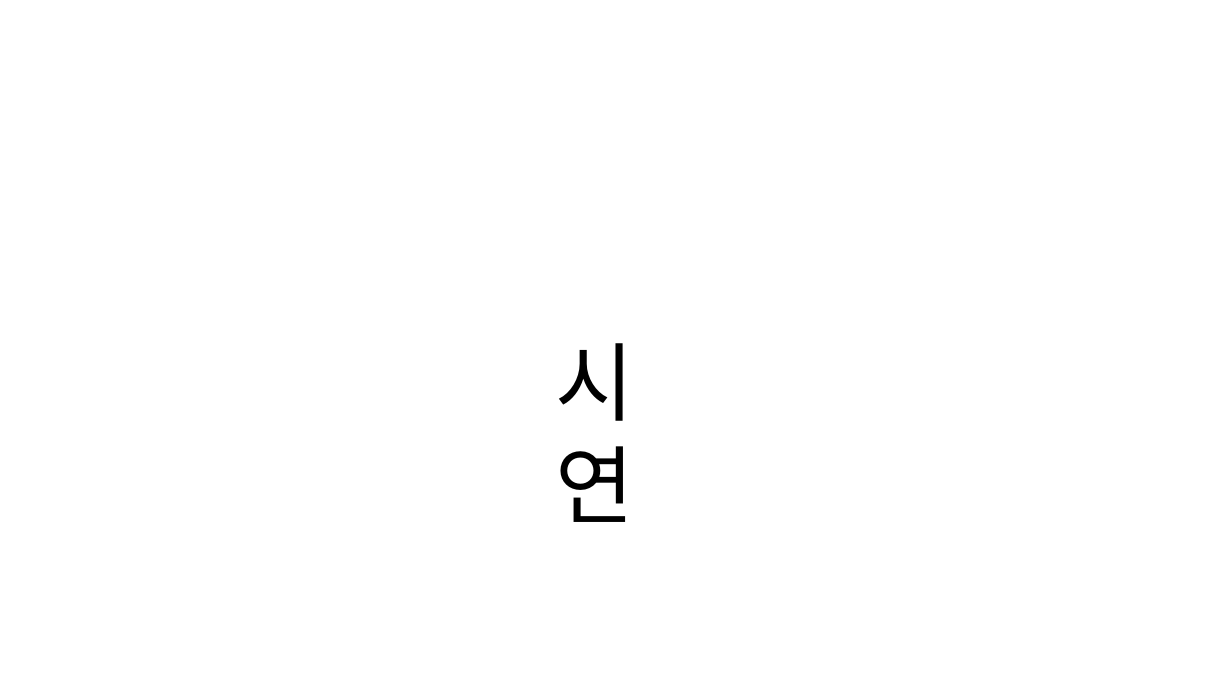
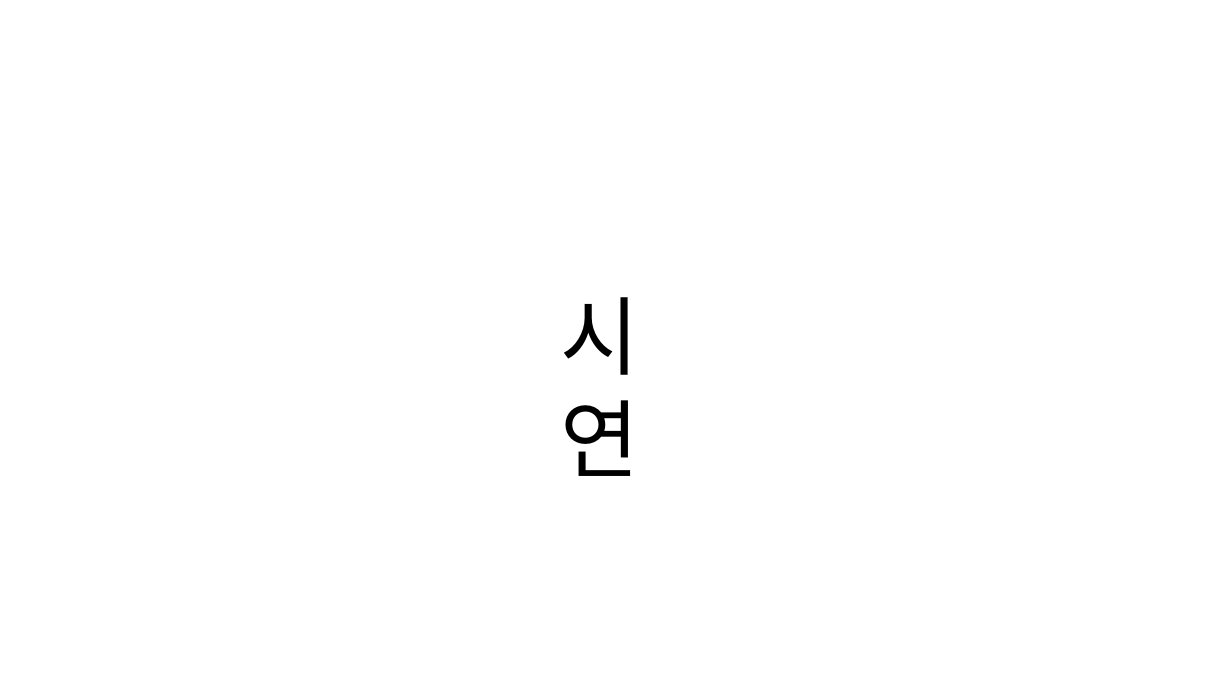
Before and after one commit to StarJ0405/ShoppingMall, a slide deck: slide 24 of 쇼핑몰-프로젝트.pptx. Drawn at 1232x693 pixels with LibreOffice and Linux fonts; fonts in the diff are those of the drawing. Boxes give left, top, right and bottom in pixels: in the first picture for what was removed or moved away, otherwise in the second. Text is boxed around its words. In the diff, an @@ line names an element or a change of style, - is before the commit and + after.

```diff
--- a/쇼핑몰-프로젝트.pptx
+++ b/쇼핑몰-프로젝트.pptx
@@ text "시연": place and size @@
-text "시연" at [555,343,634,522]
+text "시연" at [560,297,639,476]
```
Also in this commit, not shown: 1 other slide changed, 7 other files.
